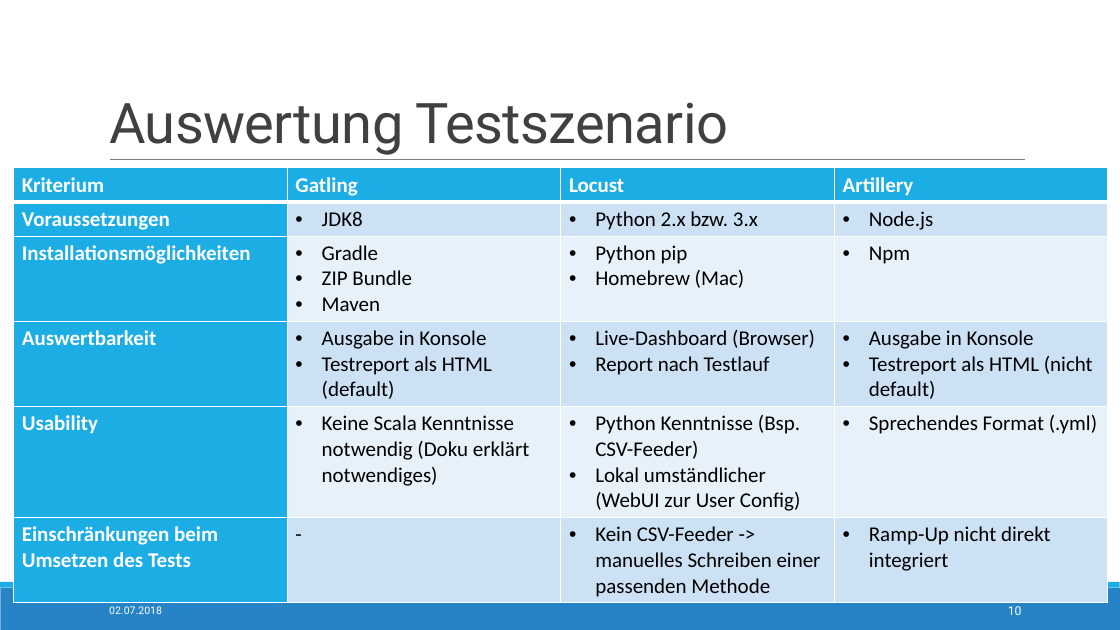
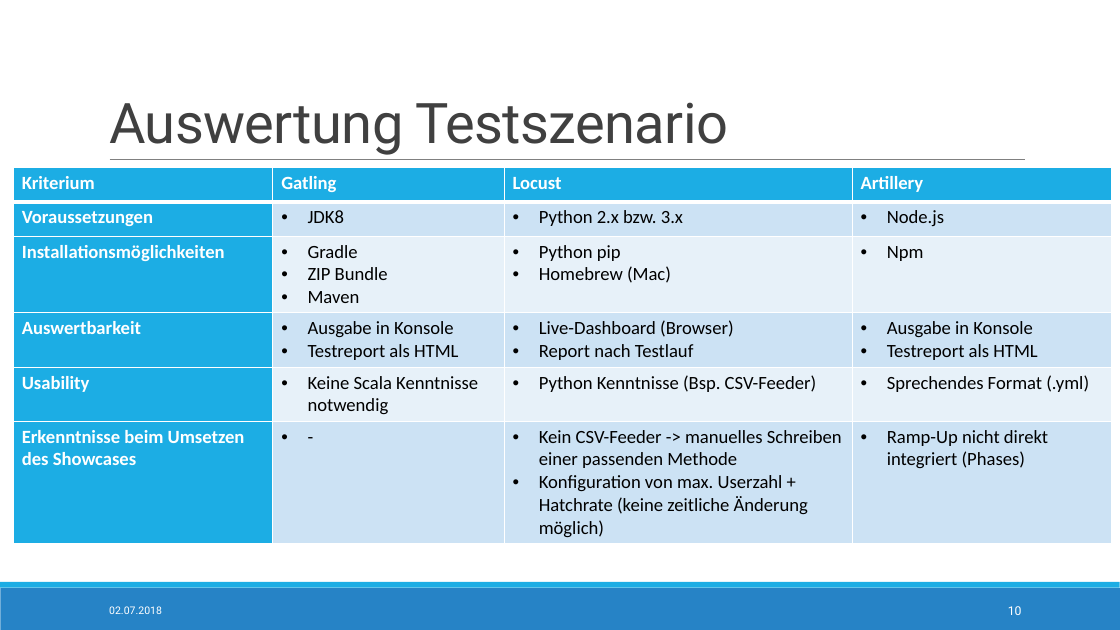
Before and after one commit to StTraeger/sqs-car-webservice, a slide deck: slide 10 of LoadTesting.pptx. Drawn at 1120x630 pixels with LibreOffice and Linux fonts; fonts in the diff are those of the drawing. Boxes give left, top, right and bottom in pixels: in the first picture for what was removed or moved away, otherwise in the second. Text is boxed around its words. In the diff, an @@ line names an element or a change of style, - is before the commit and + after.

```diff
--- a/LoadTesting.pptx
+++ b/LoadTesting.pptx
@@ table at (13, 168, 1112, 542) @@
-row 4, column 2: Ausgabe in Konsole / Testreport als HTML (default)
+row 4, column 2: Ausgabe in Konsole / Testreport als HTML
-row 4, column 4: Ausgabe in Konsole / Testreport als HTML (nicht default)
+row 4, column 4: Ausgabe in Konsole / Testreport als HTML
-row 5, column 2: Keine Scala Kenntnisse notwendig (Doku erklärt notwendiges)
+row 5, column 2: Keine Scala Kenntnisse notwendig
-row 5, column 3: Python Kenntnisse (Bsp. CSV-Feeder) / Lokal umständlicher (WebUI zur User Config)
+row 5, column 3: Python Kenntnisse (Bsp. CSV-Feeder)
-row 6: Einschränkungen beim Umsetzen des Tests | - | Kein CSV-Feeder -> manuelles Schreiben einer passenden Methode | Ramp-Up nicht direkt integriert
+row 6: Erkenntnisse beim Umsetzen des Showcases | - | Kein CSV-Feeder -> manuelles Schreiben einer passenden Methode / Konfiguration von max. Userzahl + Hatchrate (keine zeitliche Änderung möglich) | Ramp-Up nicht direkt integriert (Phases)
@@ size 18 to 16 pt in "Kriterium", "Gatling", "Locust", "Artillery" and 17 more places @@
@@ bullet none to • @@
```
Also in this commit, not shown: 1 slide added.
